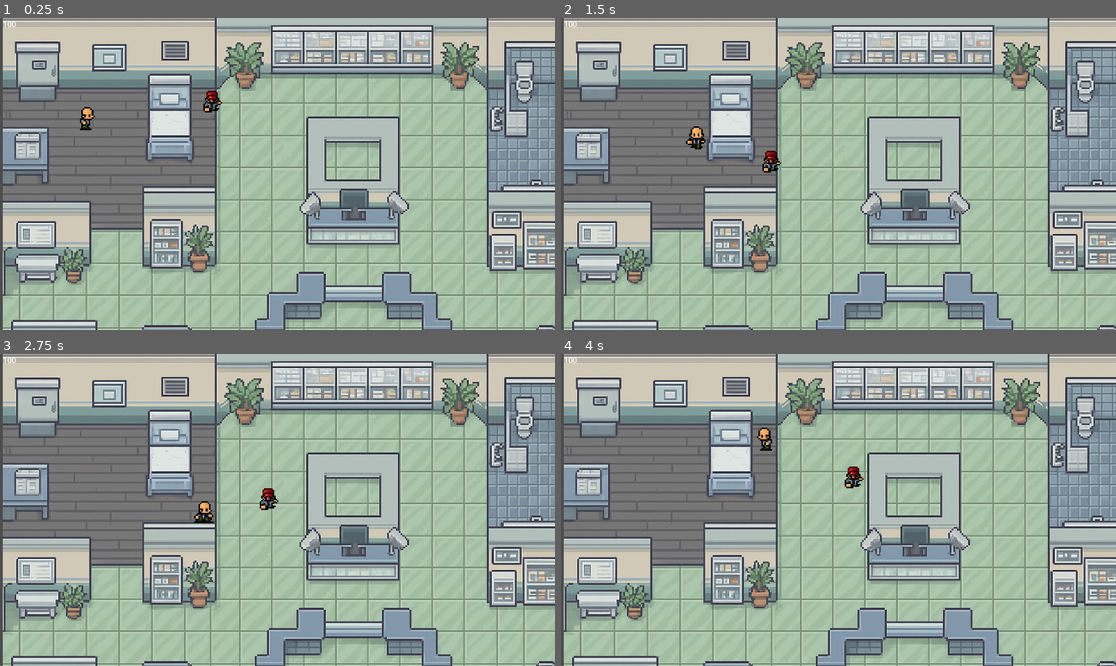
Above: before the commit, frames 1-4 (two rows, left to right).
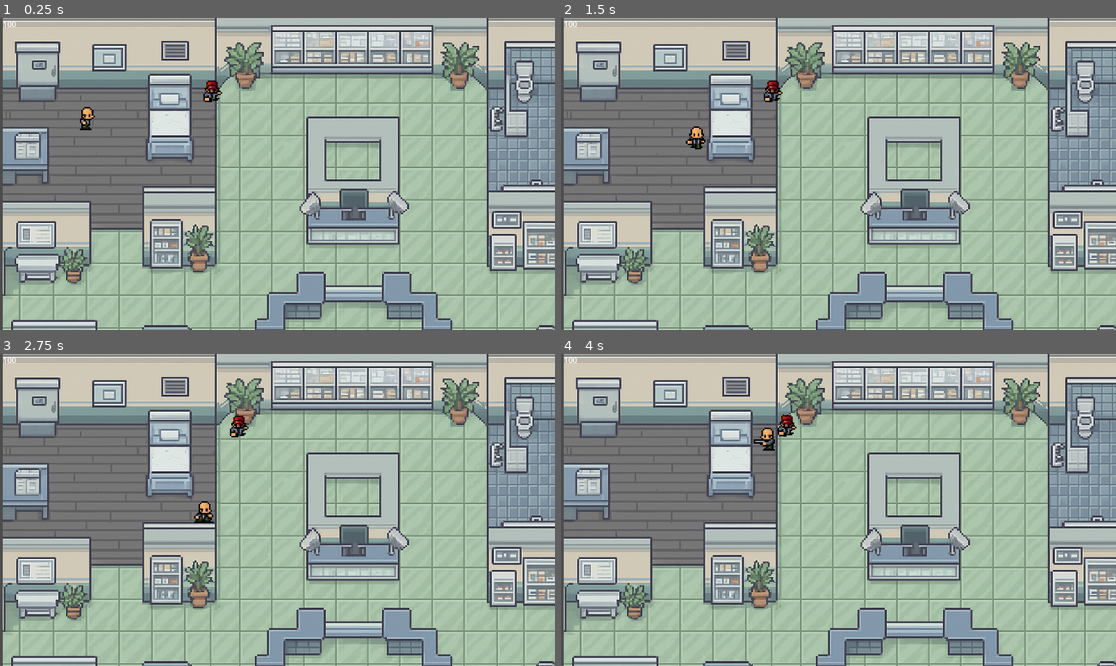
Above: after the commit, the same moments.

Repository: levi-tabosa/trabai_andrea
Game: Godot game, scene res://scenes/level_1.tscn
The game is run twice, just before and just after one commit, with the same random seed, the same clock (stepped at 60 frames per second) and the same inputs.
Inputs:
- Up to frame 1 (0.25 s): no input
- Up to frame 2 (1.5 s): tap Enter (ui_accept) at 0.5, 0.77 s; hold Right (ui_right) 0.53-1.28 s; tap 1 (select-1) at 0.6 s; hold Down (ui_down) from 1.28 s (still down); tap 2 (select-2) at 1.35 s
- Up to frame 3 (2.75 s): tap Enter (ui_accept) at 1.52 s; release Down (ui_down) at 2.03 s; hold Right (ui_right) from 2.03 s (still down); tap 3 (select-3) at 2.1 s
- Up to frame 4 (4 s): release Right (ui_right) at 2.78 s; hold Up (ui_up) 2.78-3.53 s; tap 4 (select-4) at 2.85 s; tap Enter (ui_accept) at 3.02, 3.77 s; hold Left (ui_left) from 3.53 s (still down); tap 5 (select-5) at 3.6 s

The runs differ from the first frame. In frame 1, 0.3% of the frame differs, in the area x 36-41%, y 20-31%; in frame 2, 0.3%; in frame 3, 0.3%; in frame 4, 0.5%, in the area x 34-55%, y 19-44%.
Error before the commit: Invalid access to property or key 'update_health' on a base object of type 'null instance'. (res://scripts/player.gd:55)

Commit message:
Update level_1.tscn

Diff:
--- a/scenes/level_1.tscn
+++ b/scenes/level_1.tscn
@@ -5,7 +5,7 @@
 [ext_resource type="PackedScene" uid="uid://isvtb1om0gsd" path="res://scenes/player.tscn" id="3_fcfvj"]
 [ext_resource type="PackedScene" uid="uid://baynvyo0fscvw" path="res://scenes/enemy_path.tscn" id="4_pa8r4"]
 
-[node name="level_1" type="Node"]
+[node name="main" type="Node"]
 
 [node name="Hospital" parent="." instance=ExtResource("1_5xbjy")]
 position = Vector2(14, -100)
